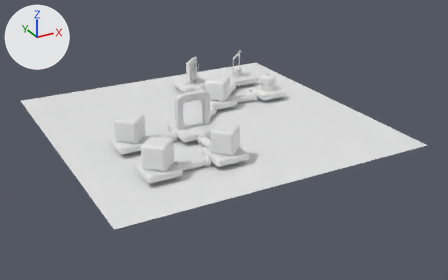
The glTF model public/media/flow/respond-wide.glb, before and after one commit.
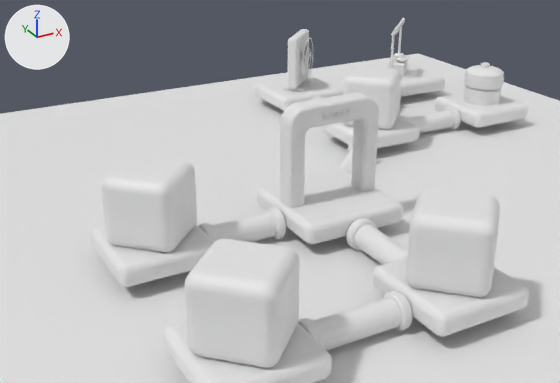
Old and new are each drawn whole from a 50 mm camera at (-11.24, -21.82, 9.76) aimed at (0.14, -1.13, -0.58) and again close up from a 50 mm camera at (-6.82, -9.84, 4.88) aimed at (-2.42, -1.84, 0.88). The axes (+X, +Y, +Z) are drawn at upper left. The lights are the same throughout. The older version's two pictures come first. Where no turn or scale is listed for an object, it has been applied to the vertices. Vertices at exactly the same position are counted once.

Names of what the first close-up shows: 'baked', 'gate-glow', 'glass-box:actuators', 'glass-box:controllers', 'glass-box:ha', 'glass-box:inputs', 'ground', 'tube:commands', 'tube:drive-humidifier', 'tube:evaluate', 'tube:manual' and 2 more.
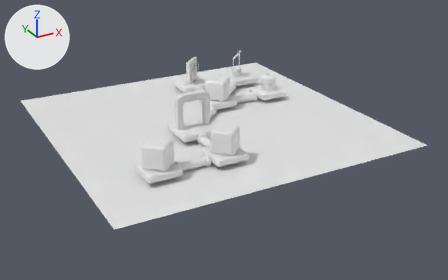
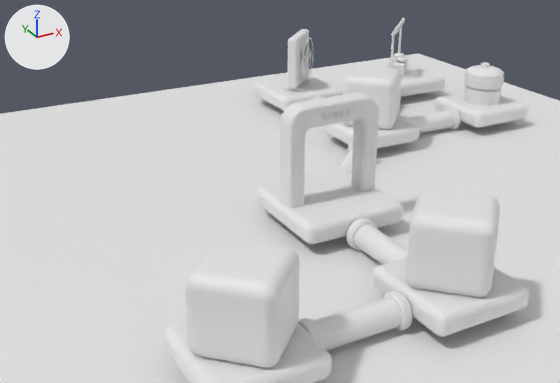
Location of each change, (x1, y1, x2, y2) in pixels of the close-ups (560 x 383 px):
'baked', reshaped
    before: (90, 18, 529, 383)
    after: (163, 18, 529, 383)
'glass-box:ha', deleted
    before: (101, 156, 197, 253)
'tube:manual', deleted
    before: (212, 212, 277, 242)
part 1 of me_cube, deleted
    before: (265, 207, 286, 240)
part 2 of me_cube, deleted
    before: (199, 223, 217, 242)
part 3 of me_cube, deleted
    before: (90, 224, 214, 287)

What the commit changed:
me_cube is used by ob_baked; location (-4.0, -4.0, 0.15).
me_cube had 23184 vertices, 46128 faces and spanned x -0.65..8.25, y -0.65..8.3, z -0.17..1.69.
me_cube now has 21644 vertices, 43064 faces and spans x -0.65..8.25, y -0.65..8.3, z -0.17..1.69.
me_cube part 1: the loose piece of 480 vertices spanning x 1.68..1.81, y 2.38..2.82, z -0.17..0.27 is deleted.
me_cube part 2: the loose piece of 480 vertices spanning x 0.67..0.8, y 2.38..2.82, z -0.17..0.27 is deleted.
me_cube part 3: the loose piece of 296 vertices spanning x -0.65..0.65, y 1.95..3.25, z 0.0..0.3 is deleted.
Other edits to the shape of me_cube do not show in these pictures.
Object 'glass-box:ha' (ob_glass_box_ha) is deleted.
Object 'tube:manual' (ob_tube_manual) is deleted.
